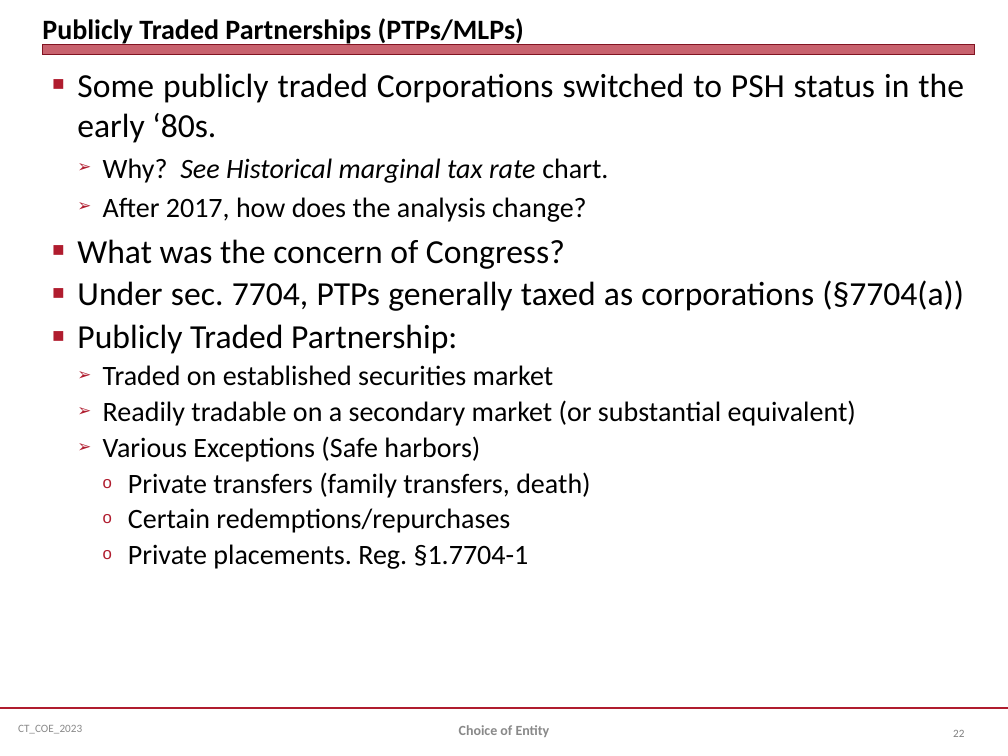
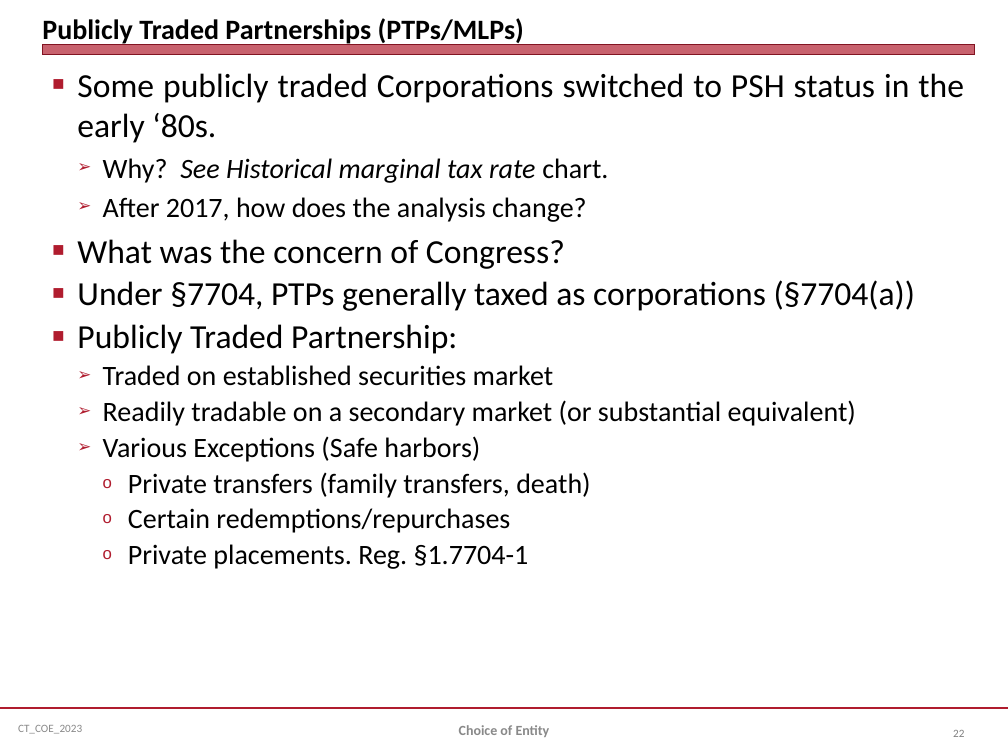
Before and after one commit to jmc877/Corporate-Tax, a slide deck: slide 22 of slides/CT_COE_2023S.pptx. Drawn at 1008x756 pixels with LibreOffice and Linux fonts; fonts in the diff are those of the drawing. Boxes give left, top, right and bottom in pixels: in the first picture for what was removed or moved away, otherwise in the second. Text is boxed around its words. In the diff, an @@ line names an element or a change of style, - is before the commit and + after.

```diff
--- a/slides/CT_COE_2023S.pptx
+++ b/slides/CT_COE_2023S.pptx
@@ text at <box>77,280,916,311</box>: text changed @@
-■ Under sec. 7704, PTPs generally taxed as corporations (§7704(a))
+■ Under §7704, PTPs generally taxed as corporations (§7704(a))
```
Also in this commit, not shown: 5 other slides changed, 3 other files.
